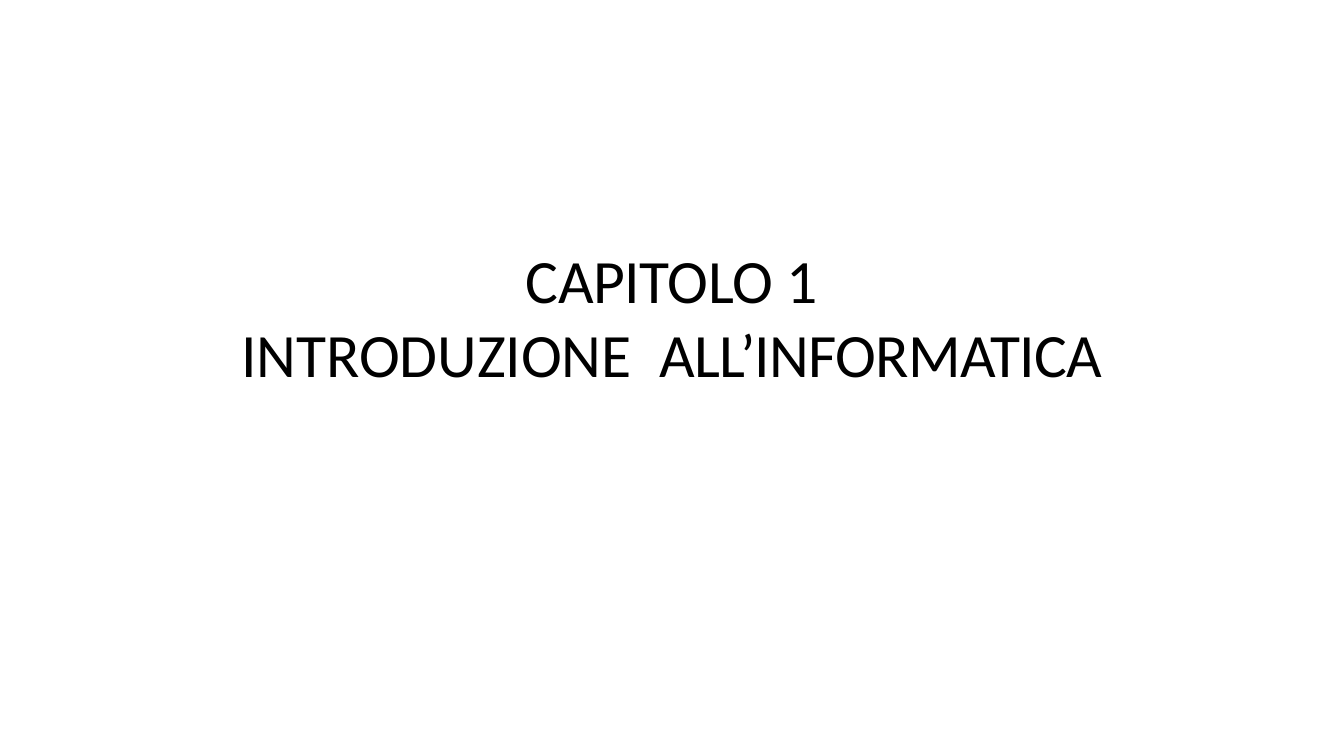
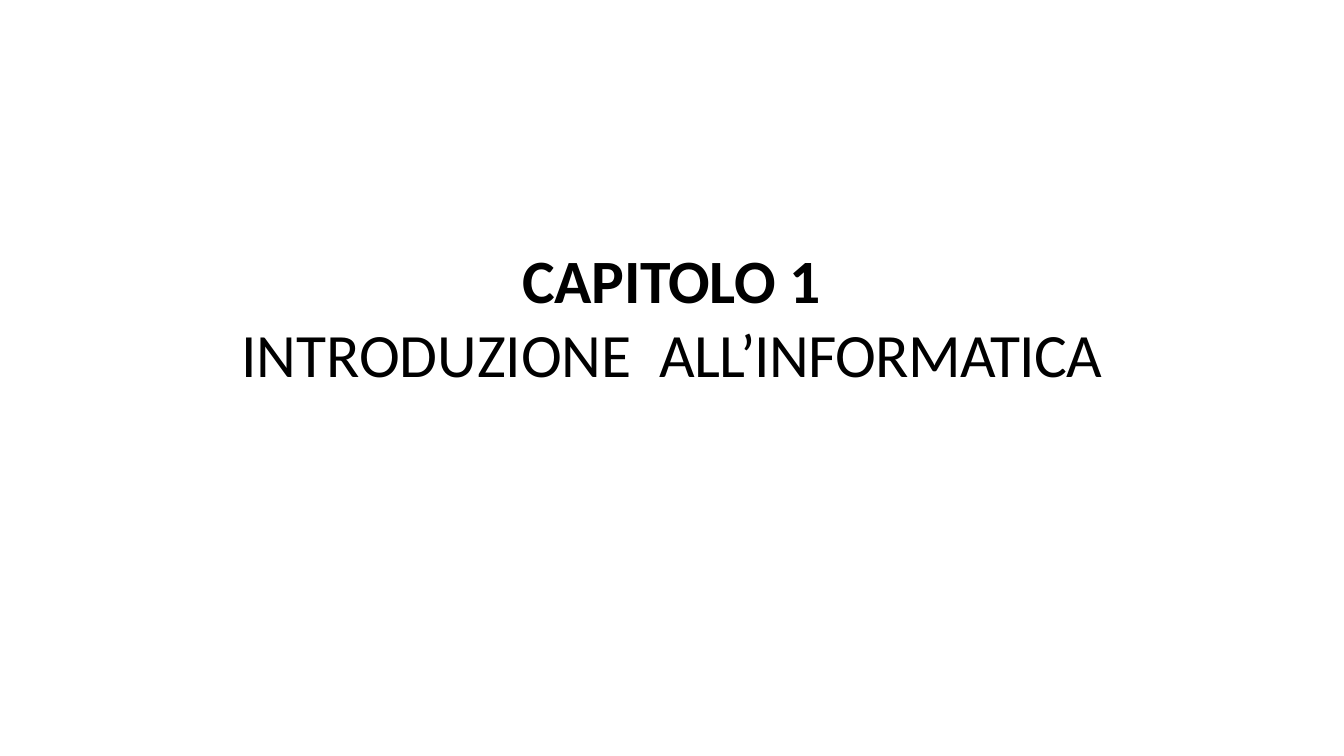
Before and after one commit to informaticacrilazio/sitedesign, a slide deck: slide 11 of CorsoCRI/Modulo_01_Lezione_01_Informatica.pptx. Drawn at 1344x756 pixels with LibreOffice and Linux fonts; fonts in the diff are those of the drawing. Boxes give left, top, right and bottom in pixels: in the first picture for what was removed or moved away, otherwise in the second. Text is boxed around its words. In the diff, an @@ line names an element or a change of style, - is before the commit and + after.

```diff
--- a/CorsoCRI/Modulo_01_Lezione_01_Informatica.pptx
+++ b/CorsoCRI/Modulo_01_Lezione_01_Informatica.pptx
@@ title "CAPITOLO 1 INTRODUZIONE ALL’INFORMATICA" at (242, 262, 1102, 378): bold on in "CAPITOLO 1" @@
```
Also in this commit, not shown: 65 other slides changed.
